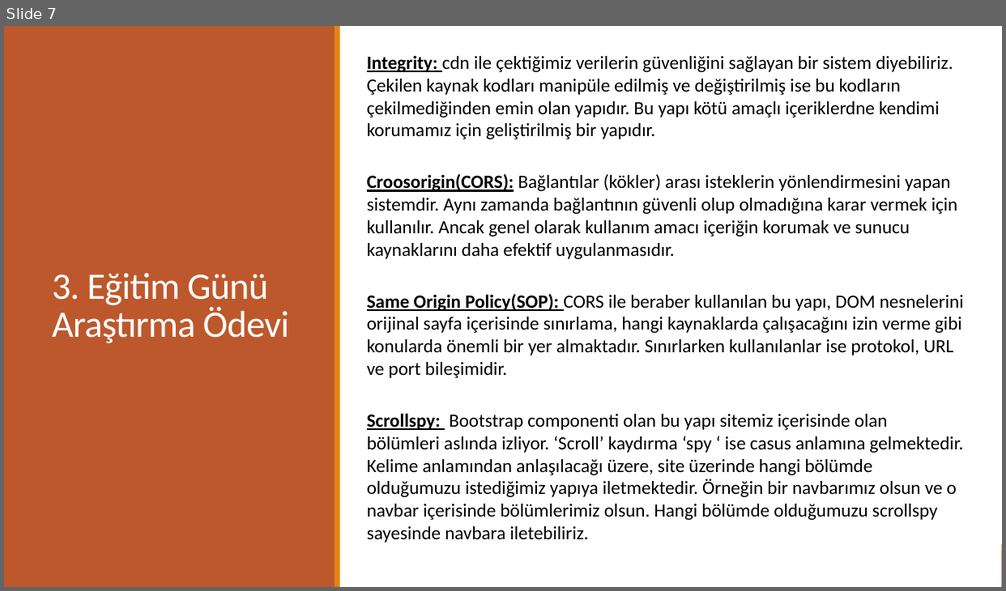
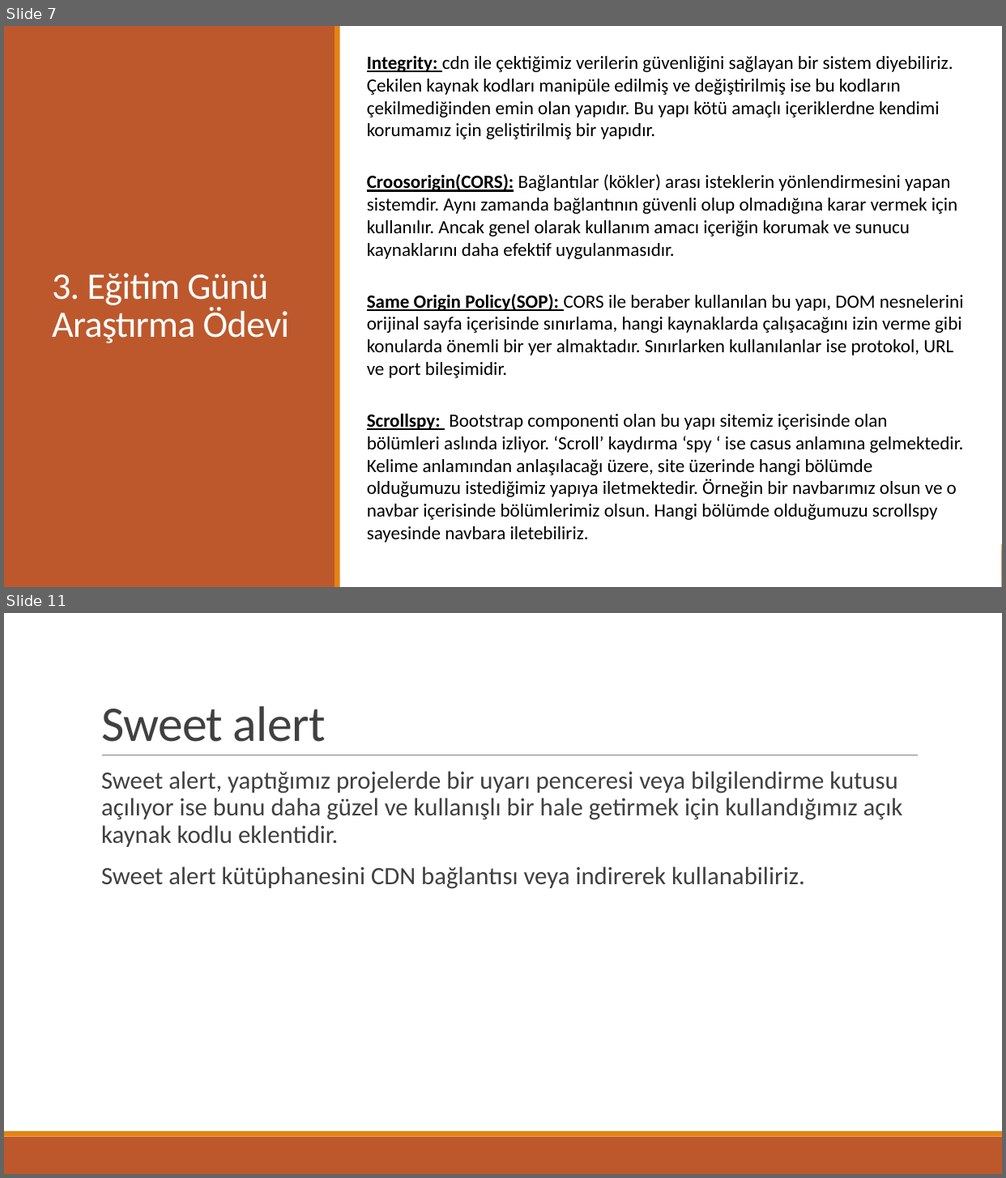
Before and after one commit to TechCareer-FrontEnd-1/tubisad-frontend-Ugur-Mert, a slide deck: Homework(research).pptx. Shown one above the other, each under a label of ours: slide 7 before the commit, slides 7 and 11 after it; the slides between them are not shown. The pictures are 1006x591 and 1006x1178 pixels, drawn with LibreOffice and Linux fonts; fonts in the diff are those of the drawing. Boxes give left, top, right and bottom in pixels: in the first picture for what was removed or moved away, otherwise in the second. Text is boxed around its words. In the diff, an @@ line names an element or a change of style, - is before the commit and + after.

Commit message:
text-reset, ASCII vs UNICODE, background cs background-color, sweet aler

```diff
--- a/Homework(research).pptx
+++ b/Homework(research).pptx
@@ slide 11 added at (4, 613, 1002, 1174), background #FFFFFF; not listed: 2 template elements that a slide beside it also shows @@
@@ title added at (101, 706, 326, 742), 48 pt, text #404040 @@
+Sweet alert
@@ line added from (102, 756) to (918, 756), #808080 0.5 pt @@
@@ text added at (101, 771, 903, 889), 24 pt, text #404040 @@
+  Sweet alert, yaptığımız projelerde bir uyarı penceresi veya bilgilendirme kutusu açılıyor ise bunu daha güzel ve kullanışlı bir hale getirmek için kullandığımız açık kaynak kodlu eklentidir.
+  Sweet alert kütüphanesini CDN bağlantısı veya indirerek kullanabiliriz.
```
Also in this commit, not shown: 3 other slides added.
